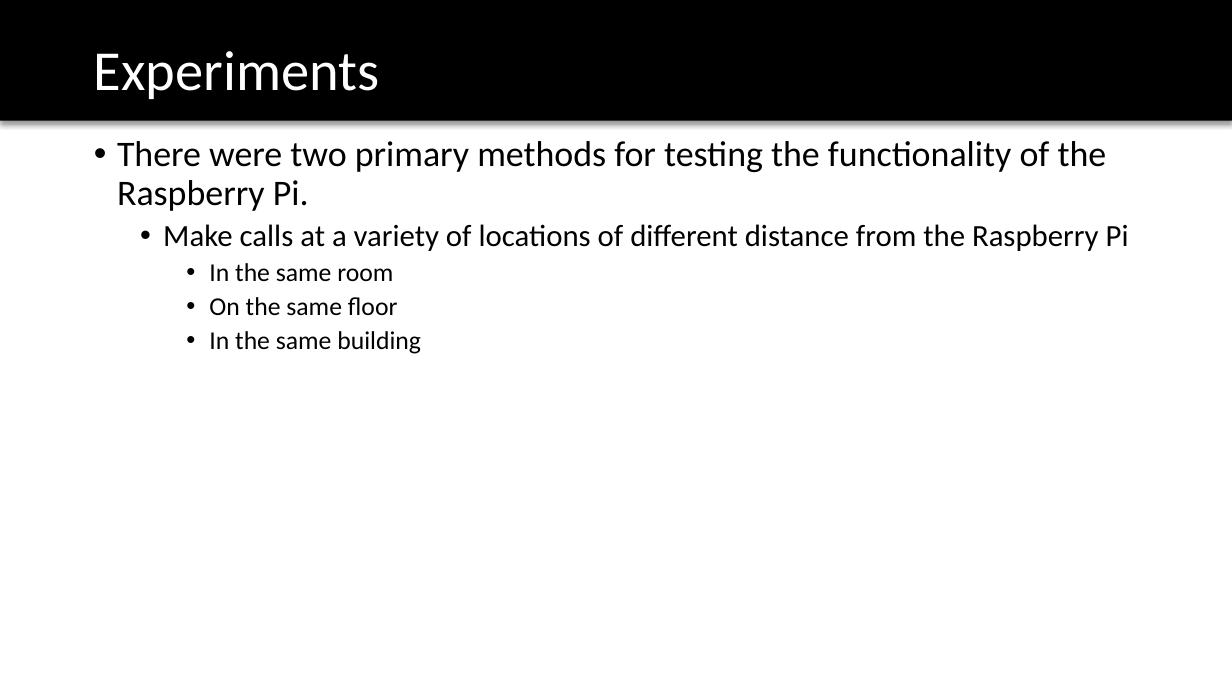
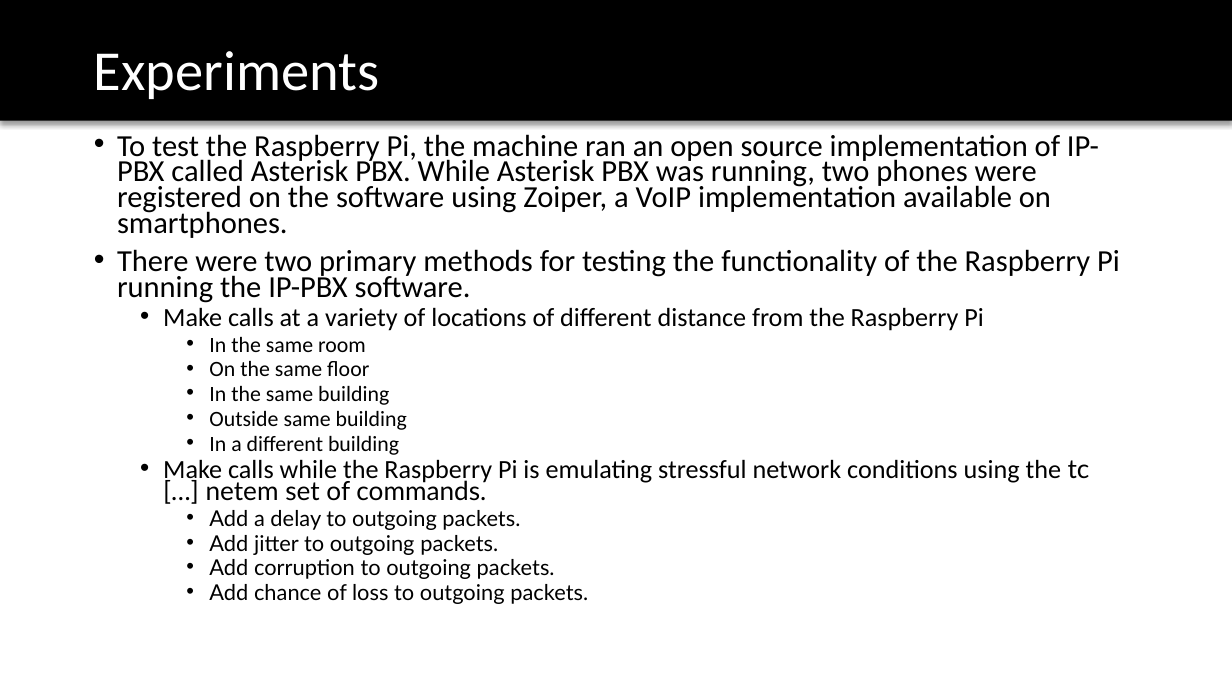
Before and after one commit to TrupeshKumarPatel/IoT_RaspberryPi, a slide deck: slide 27 of project_presentation/VoIP_final_presentation.pptx (slide 15 before the commit). Drawn at 1232x693 pixels with LibreOffice and Linux fonts; fonts in the diff are those of the drawing; background and template pictures are left out. Boxes give left, top, right and bottom in pixels: in the first picture for what was removed or moved away, otherwise in the second. Text is boxed around its words. In the diff, an @@ line names an element or a change of style, - is before the commit and + after.

```diff
--- a/project_presentation/VoIP_final_presentation.pptx
+++ b/project_presentation/VoIP_final_presentation.pptx
@@ text at bbox=[117, 134, 1120, 303]: text changed; size 28 to 23.8 pt @@
-• There were two primary methods for testing the functionality of the Raspberry Pi.
+• To test the Raspberry Pi, the machine ran an open source implementation of IP-PBX called Asterisk PBX. While Asterisk PBX was running, two phones were registered on the software using Zoiper, a VoIP implementation available on smartphones.
+• There were two primary methods for testing the functionality of the Raspberry Pi running the IP-PBX software.
@@ text at bbox=[163, 307, 984, 405]: size 24 to 20.4 pt in "Make calls at a variety of locations ..."; size 20 to 17 pt in "In the same room", "On the same floor", "In the same building"; line spacing 0.9 to 0.7 @@
@@ text at bbox=[209, 411, 588, 604]: paragraphs added @@
+    • Outside same building
+    • In a different building
+  • Make calls while the Raspberry Pi is emulating stressful network conditions using the tc […] netem set of commands.
+    • Add a delay to outgoing packets.
+    • Add jitter to outgoing packets.
+    • Add corruption to outgoing packets.
+    • Add chance of loss to outgoing packets.
```
Also in this commit, not shown: 7 other slides changed, 6 slides added, 1 slide removed, 2 other files.
